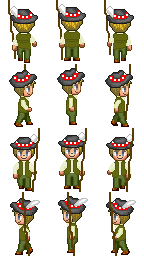
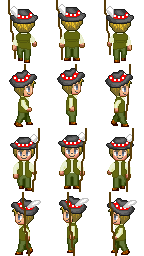
Two versions of the same layered image (144px x 256px). Layer-by-layer changes:
painted on "czapka góralska" over [10, 196, 137, 216]
